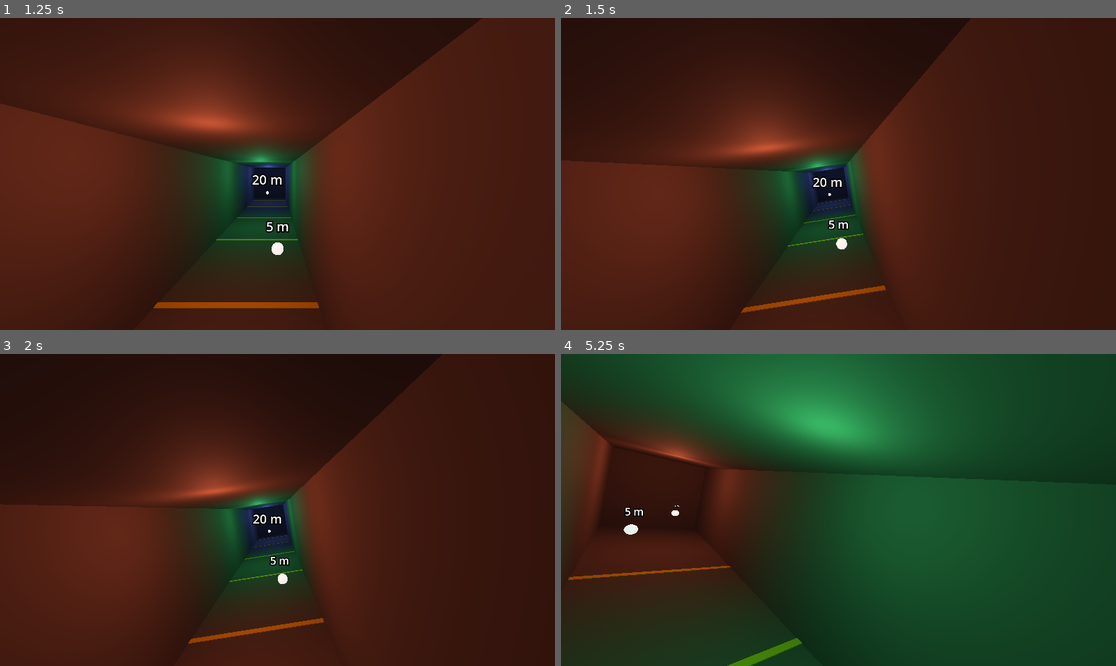
Above: before the commit, frames 1-4 (two rows, left to right).
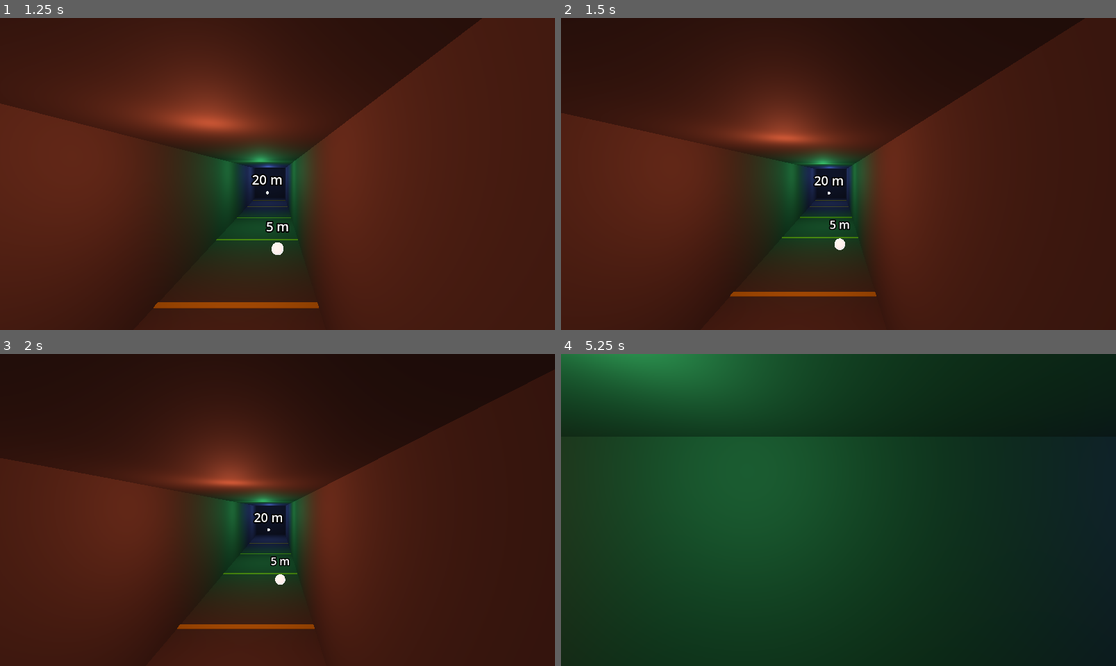
Above: after the commit, the same moments.

Repository: noless-zz/meltdown
Game: Godot game, scene res://main.tscn
Same seed, same stepped clock (60 frames per second), same inputs: the game is played once before the commit and once after it.
Inputs (mouse positions are in pixels of both pictures, inside the frame that each line leads up to):
- Up to frame 1 (1.25 s): tap Enter at 0.5 s; move the mouse to (399, 158) at 0.52 s; hold D from 0.53 s (still down); tap R at 0.6 s; click (399, 158) at 0.67 s; tap Space at 0.77 s
- Up to frame 2 (1.5 s): move the mouse to (727, 189) at 1.27 s; release D at 1.28 s; hold S from 1.28 s (still down); tap E at 1.35 s
- Up to frame 3 (2 s): keep holding S; tap Space at 1.52 s
- Up to frame 4 (5.25 s): move the mouse to (894, 441) at 2.02 s; release S at 2.03 s; hold D 2.03-2.78 s; tap Shift at 2.1 s; move the mouse to (810, 572) at 2.77 s; hold W 2.78-3.53 s; tap Z at 2.85 s; click (810, 572) at 2.92 s; tap Space at 3.02, 3.77, 4.52 s; move the mouse to (1005, 556) at 3.52 s; hold Left 3.53-5.03 s; tap F at 3.6 s; move the mouse to (672, 463) at 4.27 s; tap Q at 4.35 s; move the mouse to (866, 510) at 5.02 s; hold S from 5.03 s (still down); tap R at 5.1 s; click (866, 510) at 5.17 s

Frame 1 is identical in both runs. In frame 2, 9.9% of the frame differs, in the area x 0-88%, y 0-95%; in frame 3, 8.4%; in frame 4, 71%, in the area x 0-100%, y 0-100%.

Commit message:
Comfort presets in the main scene, with a preset switch (#88)
The presets existed only in tests; the headset flew raw input. The main
scene now filters every frame's mapped input through the active preset,
using the real ship orientation so preset 1's pitch limit works, starts
on preset 2 Guided (overridable with --comfort-preset=N) and cycles
presets on Y (B left-handed) for the G1 headset comparison.

Frames and ticks do not align, so a snap fired on a frame with no tick
would be lost and a hitch frame would repeat it; the snap is held until
one tick flies it and that tick runs alone. A snap tick is shown without
slerp so a snap never looks like smooth rotation (CMF-3).

Co-Authored-By: Claude Opus 5.5 <noreply@anthropic.com>
Claude-Session: https://claude.ai/code/session_01Hhhk4272Y6MLk9NkT9Riet

Diff:
--- a/game/main.gd
+++ b/game/main.gd
@@ -15,6 +15,15 @@
 ## below the start; otherwise the first tick would push the ship up off the
 ## floor with a jolt.
 const TUNNEL_OFFSET: Vector3 = Vector3(0.0, -1.0, 0.0)
+## The comfort preset a run starts with until the first-launch flight test
+## (CMF-4) picks one. `--comfort-preset=1..4` overrides it.
+const START_COMFORT_PRESET: int = 2
+## Preset files in the numbering of the comfort table (CMF-1): index 0 is preset 1.
+const COMFORT_PRESET_PATHS: Array[String] = [
+	"res://xr/presets/comfort_anchored.tres", "res://xr/presets/comfort_guided.tres",
+	"res://xr/presets/comfort_pilot.tres", "res://xr/presets/comfort_unrestricted.tres",
+]
+const COMFORT_PRESET_ARG: String = "--comfort-preset="
 
 ## Where each frame's sampled input goes; every tick until the next frame flies it.
 var input_source: LatestInputSource = LatestInputSource.new()
@@ -26,11 +35,26 @@
 var keyboard: KeyboardSampler = KeyboardSampler.new()
 ## Built from the rig's hands in `_ready`; null until then.
 var controllers: ControllerSampler = null
+## Number (1..4) of the active comfort preset; change it with `set_comfort_preset`.
+var comfort_number: int = START_COMFORT_PRESET
+var comfort_preset: ComfortPreset = load_comfort_preset(START_COMFORT_PRESET)
+## Every frame's mapped input passes through this before the ship flies it.
+## It only changes the input this player sends, never ship state (CMF-6, ARC-3).
+var comfort_filter: ComfortInputFilter = ComfortInputFilter.new(comfort_preset)
 
 var _session_begun: bool = false
 ## True between the XR session beginning and stopping; picks the input device.
 var _xr_running: bool = false
 var _smoke_probe: XrSmokeProbe = null
+## The preset switch acts once per press, not once per frame it is held.
+var _preset_button_held: bool = false
+## True from the frame the filter fires a snap until a tick has flown it. A
+## frame at 90 Hz runs no tick about one time in three, and a hitch runs
+## several; the filter fires once per stick push, so the snap is held for
+## exactly one tick.
+var _snap_pending: bool = false
+## Set when focus returns; the frame after a pause may run only one tick.
+var _resume_frame: bool = false
 
 
 func _ready() -> void:
@@ -49,6 +73,8 @@
 		print("Meltdown: OpenXR session active")
 	else:
 		print("Meltdown: running flat (no OpenXR session)")
+	var args: PackedStringArray = OS.get_cmdline_args() + OS.get_cmdline_user_args()
+	set_comfort_preset(preset_number_from_args(args))
 	_smoke_probe = XrSmokeProbe.new(XrSmokeProbe.frames_from_args(OS.get_cmdline_user_args()))
 	controllers = ControllerSampler.for_controllers(
 		get_node_or_null("XRRig/LeftHand") as XRController3D,
@@ -77,17 +103,105 @@
 	return keyboard.sample(pressed)
 
 
-## Maps raw values to the input every tick flies until the next frame. Public
-## so tests can feed values without a device.
+## Maps raw values through the comfort filter to the input every tick flies
+## until the next frame. Public so tests can feed values without a device.
 func apply_controls(values: Dictionary) -> void:
-	input_source.set_input(ControllerSampler.map_values(mapping, values))
+	_read_preset_button(values.get("buttons", {}))
+	var input: ShipInput = ControllerSampler.map_values(mapping, values)
+	if _snap_pending:
+		# No tick has flown the snap yet; keep its turn, take the new thrust.
+		var held: ShipInput = input_source.latest_input()
+		input_source.set_input(ShipInput.new(input.thrust_q, held.turn_q, input.afterburner))
+		return
+	var filtered: ShipInput = comfort_filter.filter(input, session.current_ship().orientation)
+	_snap_pending = carries_snap(filtered)
+	input_source.set_input(filtered)
 
 
 ## Runs the simulation for one frame of `delta_seconds` and moves the rig to
 ## the ship. Public so tests can drive frames without a running scene tree.
+## A pending snap gets a tick of its own: the frame is split where the next
+## tick falls, so a hitch frame cannot fly the same snap twice.
 func advance_frame(delta_seconds: float) -> void:
-	session.advance(delta_seconds)
+	var resuming: bool = _resume_frame
+	_resume_frame = false
+	var to_tick: float = (1.0 - session.interpolation_fraction) * ShipState.TICK_DT
+	if _snap_pending and not session.paused and delta_seconds > to_tick:
+		session.advance(to_tick)
+		_end_snap_if_flown()
+		# The session limits a resumed frame to one tick; the split must too.
+		session.advance(0.0 if resuming else delta_seconds - to_tick)
+	else:
+		session.advance(delta_seconds)
+		_end_snap_if_flown()
 	place_rig()
+
+
+## True when `input` turns the ship by a snap on an axis the preset snaps.
+func carries_snap(input: ShipInput) -> bool:
+	return (comfort_preset.yaw_mode == ComfortPreset.YawMode.SNAP and input.turn_q.y != 0) \
+		or (comfort_preset.pitch_mode == ComfortPreset.PitchMode.SNAP and input.turn_q.x != 0)
+
+
+## Makes preset `number` (1..4) the active one with a fresh filter. Only this
+## player's input handling changes; the ship is not touched (CMF-6).
+func set_comfort_preset(number: int) -> void:
+	comfort_number = number
+	comfort_preset = load_comfort_preset(number)
+	comfort_filter = ComfortInputFilter.new(comfort_preset)
+	_snap_pending = false
+	print("Meltdown: comfort preset %d %s" % [number, comfort_preset.display_name])
+
+
+static func load_comfort_preset(number: int) -> ComfortPreset:
+	return load(COMFORT_PRESET_PATHS[number - 1]) as ComfortPreset
+
+
+## 1 > 2 > 3 > 4 > 1.
+static func next_preset_number(number: int) -> int:
+	return number % COMFORT_PRESET_PATHS.size() + 1
+
+
+## The last `--comfort-preset=N` with N in 1..4, else `START_COMFORT_PRESET`.
+static func preset_number_from_args(args: PackedStringArray) -> int:
+	var number: int = START_COMFORT_PRESET
+	for arg: String in args:
+		if not arg.begins_with(COMFORT_PRESET_ARG):
+			continue
+		var value: String = arg.substr(COMFORT_PRESET_ARG.length())
+		var valid: bool = value.is_valid_int() and int(value) >= 1 \
+			and int(value) <= COMFORT_PRESET_PATHS.size()
+		number = int(value) if valid else START_COMFORT_PRESET
+	return number
+
+
+## The development preset switch: the upper face button of the hand that does
+## not turn (Y, or B when left-handed). Read here rather than bound in the
+## mapping, since it is not a flight control and a settings menu replaces it.
+func preset_button() -> String:
+	return "right_button_upper" if mapping.left_handed else "left_button_upper"
+
+
+func _read_preset_button(buttons: Dictionary) -> void:
+	var pressed: bool = bool(buttons.get(preset_button(), false))
+	if pressed and not _preset_button_held:
+		set_comfort_preset(next_preset_number(comfort_number))
+	_preset_button_held = pressed
+
+
+## Once a tick has flown the snap, later ticks before the next sample must
+## not repeat it; the filter keeps the axis at zero until the stick returns.
+func _end_snap_if_flown() -> void:
+	if not _snap_pending or session.ticks_last_advance == 0:
+		return
+	_snap_pending = false
+	var flown: ShipInput = input_source.latest_input()
+	var turn: Vector3i = flown.turn_q
+	if comfort_preset.pitch_mode == ComfortPreset.PitchMode.SNAP:
+		turn.x = 0
+	if comfort_preset.yaw_mode == ComfortPreset.YawMode.SNAP:
+		turn.y = 0
+	input_source.set_input(ShipInput.new(flown.thrust_q, turn, flown.afterburner))
 
 
 ## Moves the drawn tunnel to `TUNNEL_OFFSET`, where the session's walls are.
@@ -103,18 +217,31 @@
 	var rig: Node3D = get_node_or_null("XRRig") as Node3D
 	if rig == null:
 		return
-	rig.transform = interpolated_pose(
-		session.previous_ship(), session.current_ship(), session.interpolation_fraction)
+	rig.transform = interpolated_pose(session.previous_ship(), session.current_ship(),
+		session.interpolation_fraction, snap_show_angle())
+
+
+## Radians a tick must turn to be shown as a snap: half a snap while the
+## preset snaps yaw or pitch, 0 (never) otherwise.
+func snap_show_angle() -> float:
+	var snaps: bool = comfort_preset.yaw_mode == ComfortPreset.YawMode.SNAP \
+		or comfort_preset.pitch_mode == ComfortPreset.PitchMode.SNAP
+	return deg_to_rad(comfort_preset.snap_angle_deg) * 0.5 if snaps else 0.0
 
 
 ## The ship's pose `fraction` of the way from `previous` to `current`:
 ## position lerped, rotation slerped. Frames fall between ticks, so showing
 ## either tick's pose alone would judder at 72 or 90 Hz against a 60 Hz sim.
-static func interpolated_pose(previous: ShipState, current: ShipState, fraction: float) -> Transform3D:
+## A turn of at least `snap_angle` (when above 0) is a snap and is shown at
+## once: slerping it would show a snap as smooth rotation (CMF-3).
+static func interpolated_pose(previous: ShipState, current: ShipState, fraction: float,
+		snap_angle: float = 0.0) -> Transform3D:
 	var weight: float = clampf(fraction, 0.0, 1.0)
 	var from_rotation: Quaternion = previous.orientation.orthonormalized().get_rotation_quaternion()
 	var to_rotation: Quaternion = current.orientation.orthonormalized().get_rotation_quaternion()
 	var rotation: Quaternion = from_rotation.slerp(to_rotation, weight)
+	if snap_angle > 0.0 and from_rotation.angle_to(to_rotation) >= snap_angle:
+		rotation = to_rotation
 	return Transform3D(Basis(rotation), previous.position.lerp(current.position, weight))
 
 
@@ -140,6 +267,7 @@
 ## does not jump (CMF-8).
 func on_session_focussed() -> void:
 	session.paused = false
+	_resume_frame = true
 
 
 ## The runtime is about to lose the session; nothing should move meanwhile.
--- /dev/null
+++ b/game/tests/test_main_comfort.gd
@@ -0,0 +1,236 @@
+extends RefCounted
+
+## The comfort presets in the main scene (CMF-1, CMF-3, CMF-6, CMF-8, ARC-3):
+## the filter sits between the mapping and the ship, the preset switch, the
+## command-line override and how snaps are shown.
+
+const FRAME: float = 1.0 / 90.0
+
+
+func _main() -> Node:
+	var scene: PackedScene = load("res://main.tscn") as PackedScene
+	return scene.instantiate() if scene != null else null
+
+
+static func _values(right_stick: Vector2 = Vector2.ZERO, buttons: Dictionary = {}) -> Dictionary:
+	var values: Dictionary = ControllerSampler.idle_values()
+	values["right_stick"] = right_stick
+	values["buttons"] = buttons
+	return values
+
+
+## One frame as `_process` runs it: sample, then advance.
+static func _frame(main: Node, values: Dictionary, delta: float = FRAME) -> void:
+	main.call("apply_controls", values)
+	main.call("advance_frame", delta)
+
+
+static func _ship_turn(main: Node) -> float:
+	var session: LocalSession = main.get("session")
+	return rad_to_deg(session.current_ship().orientation.get_rotation_quaternion().angle_to(Quaternion.IDENTITY))
+
+
+func test_the_start_preset_is_guided() -> String:
+	var main: Node = _main()
+	var number: int = main.get("comfort_number")
+	var preset: ComfortPreset = main.get("comfort_preset")
+	var filter: ComfortInputFilter = main.get("comfort_filter")
+	main.free()
+	if number != 2 or preset.display_name != "Guided":
+		return "started on preset %d %s" % [number, preset.display_name]
+	if filter.preset != preset:
+		return "the filter does not use the active preset"
+	return ""
+
+
+func test_preset_one_turns_a_held_yaw_into_one_snap() -> String:
+	var main: Node = _main()
+	main.call("set_comfort_preset", 1)
+	# 90 Hz frames: about one frame in three runs no tick, which must not lose
+	# the snap, and holding the stick must not repeat it.
+	for i: int in 90:
+		_frame(main, _values(Vector2(1.0, 0.0)))
+	var turned: float = _ship_turn(main)
+	main.free()
+	if not is_equal_approx(turned, 30.0):
+		return "a held yaw turned the ship %.3f degrees, not one 30 degree snap" % turned
+	return ""
+
+
+func test_a_snap_is_flown_even_when_its_frame_runs_no_tick() -> String:
+	var main: Node = _main()
+	main.call("set_comfort_preset", 1)
+	_frame(main, _values(Vector2(1.0, 0.0)), 0.001)
+	var ticks_first: int = (main.get("session") as LocalSession).sim.tick
+	_frame(main, _values(Vector2(1.0, 0.0)), FRAME * 2.0)
+	var turned: float = _ship_turn(main)
+	main.free()
+	if ticks_first != 0:
+		return "the short frame ran %d ticks" % ticks_first
+	if not is_equal_approx(turned, 30.0):
+		return "the held snap turned %.3f degrees" % turned
+	return ""
+
+
+func test_a_hitch_frame_flies_a_snap_only_once() -> String:
+	var main: Node = _main()
+	main.call("set_comfort_preset", 1)
+	_frame(main, _values(Vector2(0.0, 0.0)))
+	_frame(main, _values(Vector2(1.0, 0.0)), 0.06)
+	var session: LocalSession = main.get("session")
+	var ticks: int = session.sim.tick
+	var turned: float = _ship_turn(main)
+	main.free()
+	if ticks < 3:
+		return "the hitch frame ran too few ticks to test: %d" % ticks
+	if not is_equal_approx(turned, 30.0):
+		return "a hitch frame turned %.3f degrees, not one snap" % turned
+	return ""
+
+
+func test_preset_four_passes_input_unchanged() -> String:
+	var main: Node = _main()
+	main.call("set_comfort_preset", 4)
+	var values: Dictionary = _values(Vector2(0.7, -0.4))
+	values["left_stick"] = Vector2(0.2, 0.9)
+	values["right_grip"] = 0.6
+	main.call("apply_controls", values)
+	var flown: ShipInput = (main.get("input_source") as LatestInputSource).latest_input()
+	var mapped: ShipInput = ControllerSampler.map_values(main.get("mapping"), values)
+	main.free()
+	if flown.thrust_q != mapped.thrust_q or flown.turn_q != mapped.turn_q \
+			or flown.afterburner != mapped.afterburner:
+		return "preset 4 changed %s/%s to %s/%s" % [mapped.thrust_q, mapped.turn_q, flown.thrust_q, flown.turn_q]
+	return ""
+
+
+func test_the_pitch_limit_sees_the_real_ship() -> String:
+	var main: Node = _main()
+	main.call("set_comfort_preset", 1)
+	# Push and release the pitch stick six times: with the ship's real
+	# orientation the 60 degree limit stops it after two 30 degree snaps.
+	for push: int in 6:
+		for i: int in 6:
+			_frame(main, _values(Vector2(0.0, 1.0)))
+		for i: int in 6:
+			_frame(main, _values())
+	var orientation: Basis = (main.get("session") as LocalSession).current_ship().orientation
+	main.free()
+	var elevation: float = rad_to_deg(absf(ComfortInputFilter.nose_elevation(orientation)))
+	if not is_equal_approx(elevation, 60.0):
+		return "after six pitch snaps the nose is %.3f degrees from level, not at the 60 degree limit" % elevation
+	return ""
+
+
+func test_the_preset_button_cycles_once_per_press_and_wraps() -> String:
+	var main: Node = _main()
+	var seen: Array[int] = []
+	for press: int in 4:
+		for i: int in 5:
+			main.call("apply_controls", _values(Vector2.ZERO, {"left_button_upper": true}))
+		main.call("apply_controls", _values())
+		seen.append(int(main.get("comfort_number")))
+	var name_after: String = (main.get("comfort_preset") as ComfortPreset).display_name
+	main.free()
+	if seen != [3, 4, 1, 2]:
+		return "presses from preset 2 gave %s, expected [3, 4, 1, 2]" % str(seen)
+	if name_after != "Guided":
+		return "back at 2 the preset is %s" % name_after
+	return ""
+
+
+func test_left_handed_uses_the_right_upper_button() -> String:
+	var main: Node = _main()
+	(main.get("mapping") as ThumbstickMapping).left_handed = true
+	main.call("apply_controls", _values(Vector2.ZERO, {"left_button_upper": true}))
+	var after_left: int = main.get("comfort_number")
+	main.call("apply_controls", _values(Vector2.ZERO, {"right_button_upper": true}))
+	var after_right: int = main.get("comfort_number")
+	main.free()
+	if after_left != 2 or after_right != 3:
+		return "left-handed: Y gave %d, B gave %d (expected 2 then 3)" % [after_left, after_right]
+	return ""
+
+
+func test_the_command_line_picks_the_preset() -> String:
+	var main_script: GDScript = load("res://main.gd") as GDScript
+	var cases: Dictionary[String, int] = {
+		"--comfort-preset=1": 1, "--comfort-preset=3": 3, "--comfort-preset=4": 4,
+		"--comfort-preset=0": 2, "--comfort-preset=5": 2, "--comfort-preset=x": 2,
+		"--comfort-preset=": 2, "--other=1": 2,
+	}
+	for arg: String in cases:
+		var got: int = main_script.call("preset_number_from_args", PackedStringArray([arg]))
+		if got != cases[arg]:
+			return "%s gave preset %d, expected %d" % [arg, got, cases[arg]]
+	if int(main_script.call("preset_number_from_args", PackedStringArray())) != 2:
+		return "no argument did not give preset 2"
+	return ""
+
+
+func test_switching_presets_leaves_the_ship_alone() -> String:
+	var main: Node = _main()
+	for i: int in 30:
+		_frame(main, _values(Vector2(0.5, 0.3)))
+	var session: LocalSession = main.get("session")
+	var hash_before: int = session.sim.state_hash()
+	var ship_before: int = session.current_ship().state_hash()
+	for number: int in [1, 3, 4, 2]:
+		main.call("set_comfort_preset", number)
+	main.call("apply_controls", _values(Vector2.ZERO, {"left_button_upper": true}))
+	var hash_after: int = session.sim.state_hash()
+	var ship_after: int = session.current_ship().state_hash()
+	var tick: int = session.sim.tick
+	main.free()
+	if hash_before != hash_after or ship_before != ship_after:
+		return "switching presets changed the simulation"
+	if tick != 20:
+		return "30 frames ran %d ticks" % tick
+	return ""
+
+
+func test_a_snap_tick_is_shown_without_slerp() -> String:
+	var main_script: GDScript = load("res://main.gd") as GDScript
+	var previous: ShipState = ShipState.new()
+	previous.position = Vector3(0.0, 0.0, 0.0)
+	var snapped: ShipState = ShipState.new()
+	snapped.position = Vector3(0.0, 0.0, -1.0)
+	snapped.orientation = Basis(Vector3.UP, deg_to_rad(30.0))
+	var half_snap: float = deg_to_rad(15.0)
+	var pose: Transform3D = main_script.call("interpolated_pose", previous, snapped, 0.5, half_snap)
+	if not pose.basis.is_equal_approx(snapped.orientation):
+		return "a 30 degree tick was blended: %s" % str(pose.basis)
+	if not pose.origin.is_equal_approx(Vector3(0.0, 0.0, -0.5)):
+		return "the snap tick's position was not interpolated: %s" % str(pose.origin)
+	var smooth: ShipState = ShipState.new()
+	smooth.orientation = Basis(Vector3.UP, deg_to_rad(1.5))
+	var blended: Transform3D = main_script.call("interpolated_pose", previous, smooth, 0.5, half_snap)
+	if not blended.basis.is_equal_approx(Basis(Vector3.UP, deg_to_rad(0.75))):
+		return "a smooth 1.5 degree tick was not slerped: %s" % str(blended.basis)
+	return ""
+
+
+func test_the_rig_shows_a_snap_at_once() -> String:
+	var main: Node = _main()
+	main.call("set_comfort_preset", 1)
+	var shown_snap: bool = false
+	for i: int in 6:
+		_frame(main, _values(Vector2(1.0, 0.0)))
+		var session: LocalSession = main.get("session")
+		var turn: float = session.previous_ship().orientation.get_rotation_quaternion().angle_to(
+			session.current_ship().orientation.get_rotation_quaternion())
+		if turn > deg_to_rad(15.0):
+			var rig: Node3D = main.get_node("XRRig") as Node3D
+			if not rig.transform.basis.is_equal_approx(session.current_ship().orientation):
+				main.free()
+				return "the rig blended the snap tick: %s" % str(rig.transform.basis)
+			shown_snap = true
+	var snap_angle: float = main.call("snap_show_angle")
+	main.call("set_comfort_preset", 4)
+	var smooth_angle: float = main.call("snap_show_angle")
+	main.free()
+	if not shown_snap:
+		return "no snap tick was seen"
+	if not is_equal_approx(snap_angle, deg_to_rad(15.0)) or smooth_angle != 0.0:
+		return "snap show angles %f / %f" % [snap_angle, smooth_angle]
+	return ""
Not shown, added: game/tests/test_main_comfort.gd.uid
Not shown, added: docs/devlog/2026-11-15-1831-builder-issue-88.md
